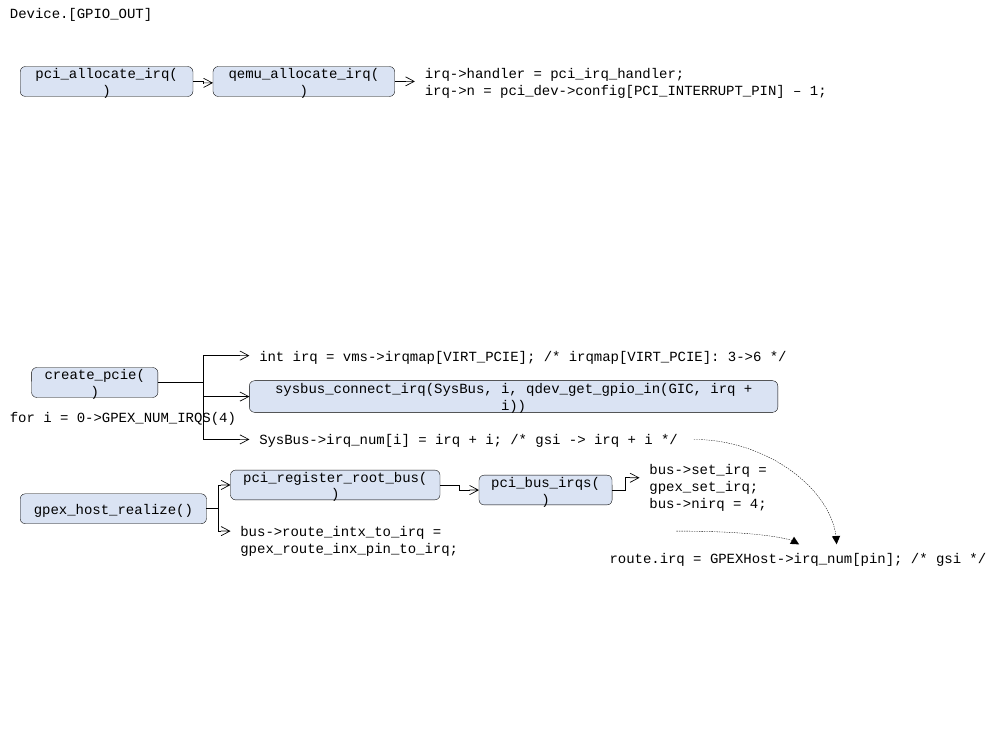
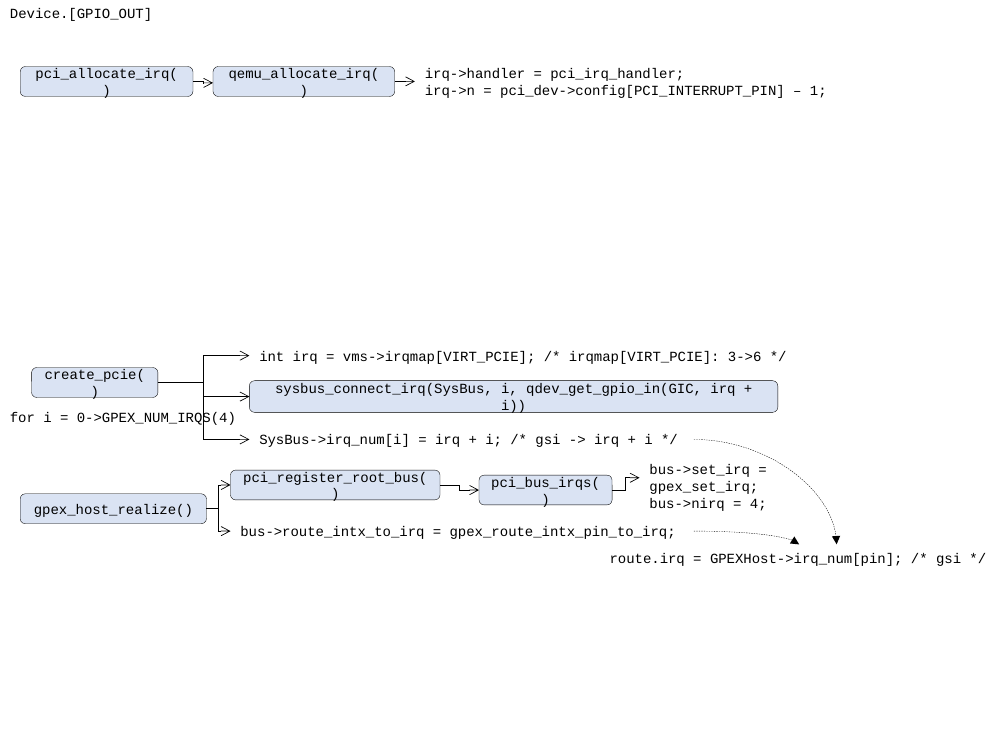
Before and after one commit to movetobe/xxx, a slide deck: slide 55 of xxx.pptx (slide 54 before the commit). Drawn at 1008x756 pixels with LibreOffice and Linux fonts; fonts in the diff are those of the drawing. Boxes give left, top, right and bottom in pixels: in the first picture for what was removed or moved away, otherwise in the second. Text is boxed around its words. In the diff, an @@ line names an element or a change of style, - is before the commit and + after.

```diff
--- a/xxx.pptx
+++ b/xxx.pptx
@@ text at <box>240,526,676,539</box>: text changed @@
-bus->route_intx_to_irq = gpex_route_inx_pin_to_irq;
+bus->route_intx_to_irq = gpex_route_intx_pin_to_irq;
@@ curved arrow moved from (676, 531) - (799, 544) to (694, 531) - (799, 544) @@
```
Also in this commit, not shown: 4 other slides changed, 3 slides added, 1 other file.
